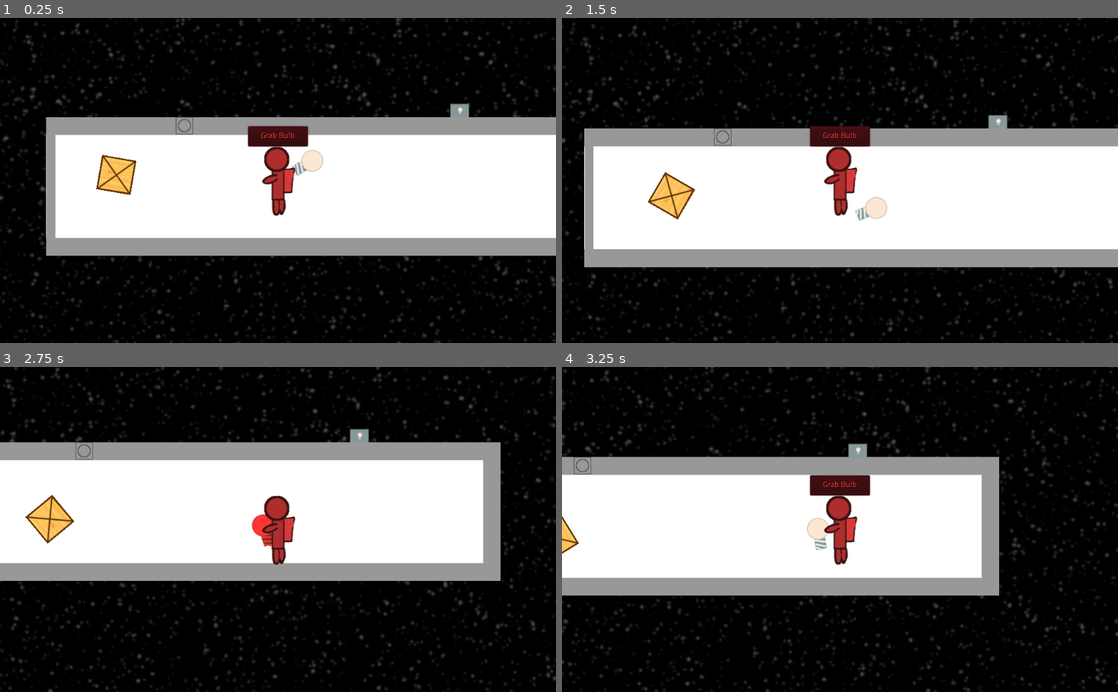
Above: before the commit, frames 1-4 (two rows, left to right).
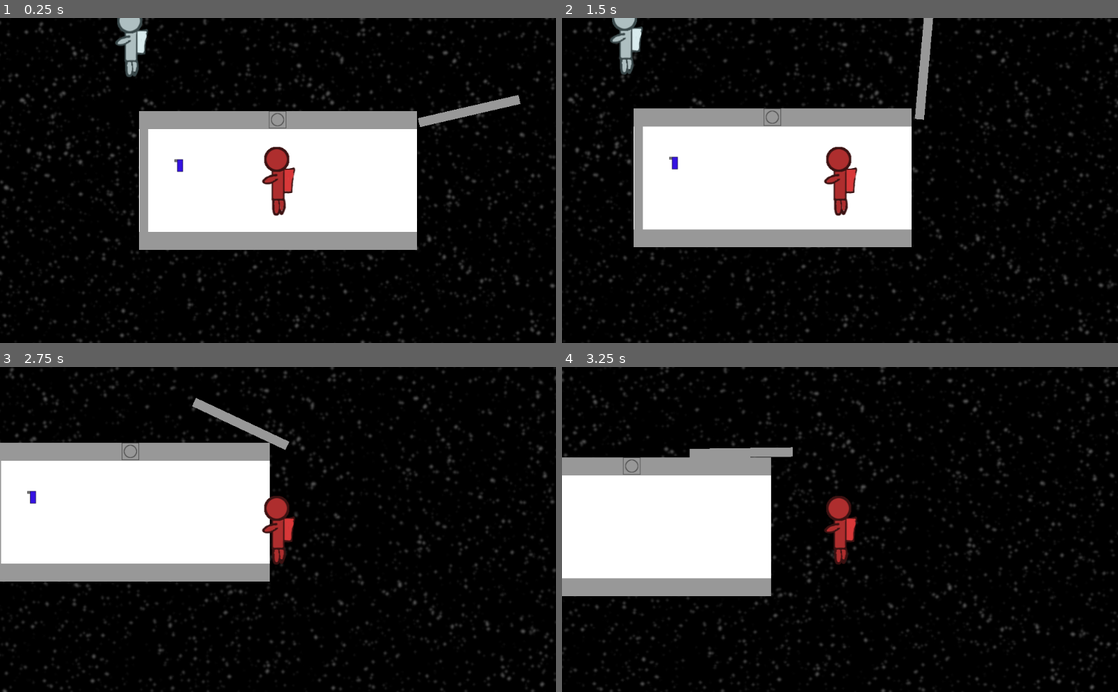
Above: after the commit, the same moments.

Repository: thecyberwraith/cb-gamejam-2021
Game: Godot game, scene res://Levels/Level5/Level5.tscn
Same seed, same stepped clock (60 frames per second), same inputs: the game is played once before the commit and once after it. Before the commit the project starts from res://Levels/Level4/Level4.tscn.
Inputs:
- Up to frame 1 (0.25 s): no input
- Up to frame 2 (1.5 s): hold Right (ui_right) 0.53-1.28 s; tap Space (ui_select) at 0.77 s; hold Down (ui_down) from 1.28 s (still down)
- Up to frame 3 (2.75 s): tap Space (ui_select) at 1.52 s; release Down (ui_down) at 2.03 s; hold Right (ui_right) from 2.03 s (still down)
- Up to frame 4 (3.25 s): release Right (ui_right) at 2.78 s; hold Up (ui_up) from 2.78 s (still down); tap Space (ui_select) at 3.02 s

The runs differ from the first frame. In frame 1, 27% of the frame differs, in the area x 0-100%, y 0-100%; in frame 2, 37%; in frame 3, 23%; in frame 4, 22%.

Commit message:
Added a torch item.

Diff:
--- /dev/null
+++ b/Items/Torch/Torch.tscn
@@ -0,0 +1,31 @@
+[gd_scene load_steps=6 format=2]
+
+[ext_resource path="res://Items/ItemInteractableArea.gd" type="Script" id=1]
+[ext_resource path="res://Items/Item.gd" type="Script" id=2]
+[ext_resource path="res://Items/Torch/Torch.png" type="Texture" id=3]
+
+[sub_resource type="RectangleShape2D" id=1]
+extents = Vector2( 6.31795, 11.3947 )
+
+[sub_resource type="RectangleShape2D" id=2]
+extents = Vector2( 16.9126, 20.4001 )
+
+[node name="Item" type="RigidBody2D"]
+script = ExtResource( 2 )
+
+[node name="Sprite" type="Sprite" parent="."]
+position = Vector2( -2.875, -1.5 )
+texture = ExtResource( 3 )
+
+[node name="CollisionShape2D" type="CollisionShape2D" parent="."]
+position = Vector2( -0.794586, 0 )
+shape = SubResource( 1 )
+
+[node name="ItemInteractableArea" type="Area2D" parent="."]
+script = ExtResource( 1 )
+interact_text = "Grab Torch"
+descriptor = "torch"
+held_descriptor = "torch"
+
+[node name="CollisionShape2D" type="CollisionShape2D" parent="ItemInteractableArea"]
+shape = SubResource( 2 )
--- /dev/null
+++ b/Levels/Level5/Level5.gd
@@ -0,0 +1,6 @@
+extends Node2D
+
+onready var airlock = get_node("Ship/BreakableAirLock")
+
+func _ready():
+	airlock.break_door(BreakableAirLock.Door.RIGHT)
--- /dev/null
+++ b/Levels/Level5/Level5.tscn
@@ -0,0 +1,25 @@
+[gd_scene load_steps=5 format=2]
+
+[ext_resource path="res://Items/AirLock/BreakableAirLock.tscn" type="PackedScene" id=1]
+[ext_resource path="res://Levels/LevelCore.tscn" type="PackedScene" id=2]
+[ext_resource path="res://Levels/Level5/Level5.gd" type="Script" id=3]
+[ext_resource path="res://Items/Torch/Torch.tscn" type="PackedScene" id=4]
+
+[node name="Level5" type="Node2D"]
+script = ExtResource( 3 )
+
+[node name="Ship" type="Node2D" parent="."]
+
+[node name="BreakableAirLock" parent="Ship" instance=ExtResource( 1 )]
+
+[node name="LevelCore" parent="." instance=ExtResource( 2 )]
+
+[node name="Starts" type="Node2D" parent="."]
+
+[node name="Position2D" type="Position2D" parent="Starts"]
+
+[node name="Position2D2" type="Position2D" parent="Starts"]
+position = Vector2( -270.833, -255.688 )
+
+[node name="Item" parent="." instance=ExtResource( 4 )]
+position = Vector2( -179.962, -27.6179 )
--- a/project.godot
+++ b/project.godot
@@ -117,7 +117,7 @@
 [application]
 
 config/name="It's Not Rocket Science"
-run/main_scene="res://Levels/Level4/Level4.tscn"
+run/main_scene="res://Levels/Level5/Level5.tscn"
 config/icon="res://icon.png"
 
 [input]
Binary file added: Items/Torch/Torch.png
Not shown, added: Items/Torch/Torch.xcf
